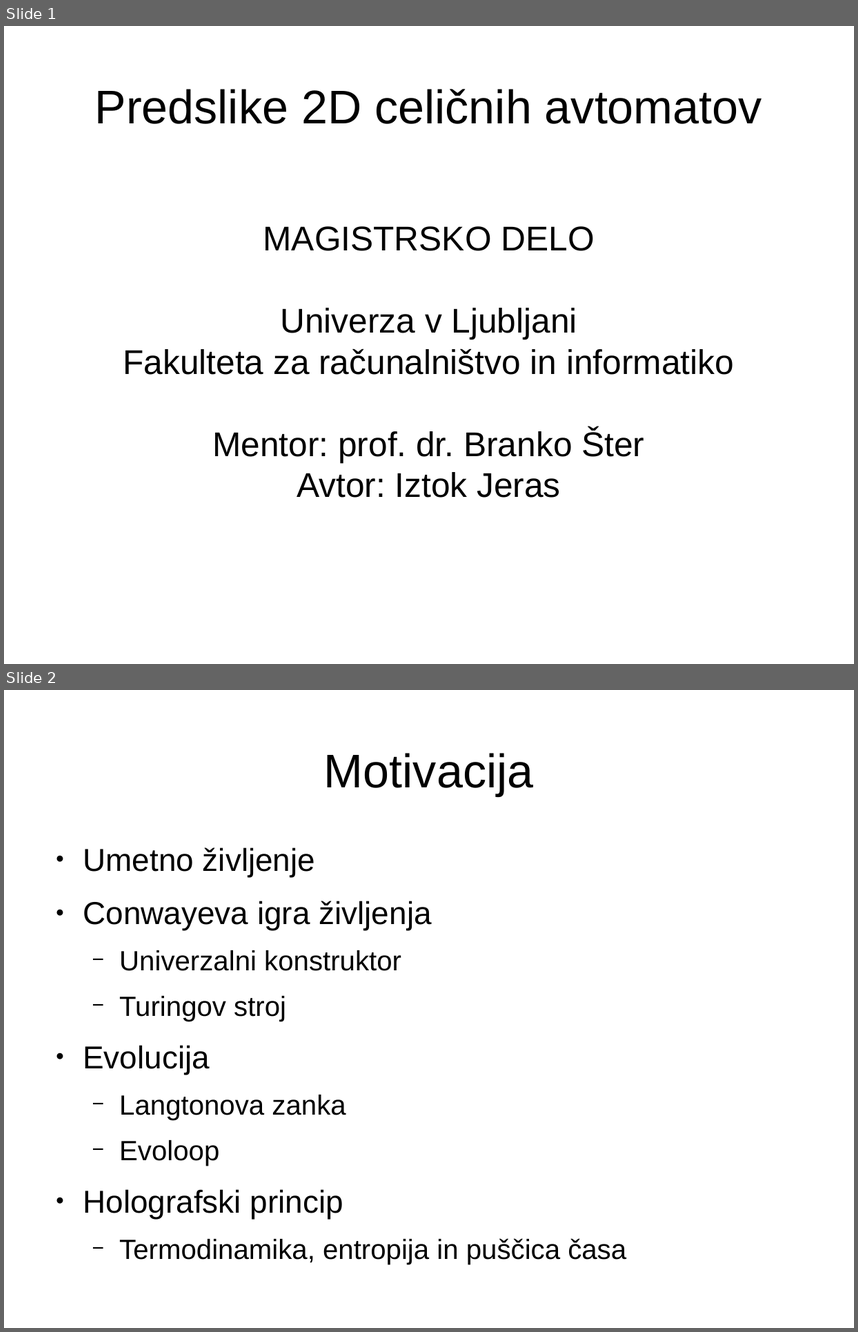
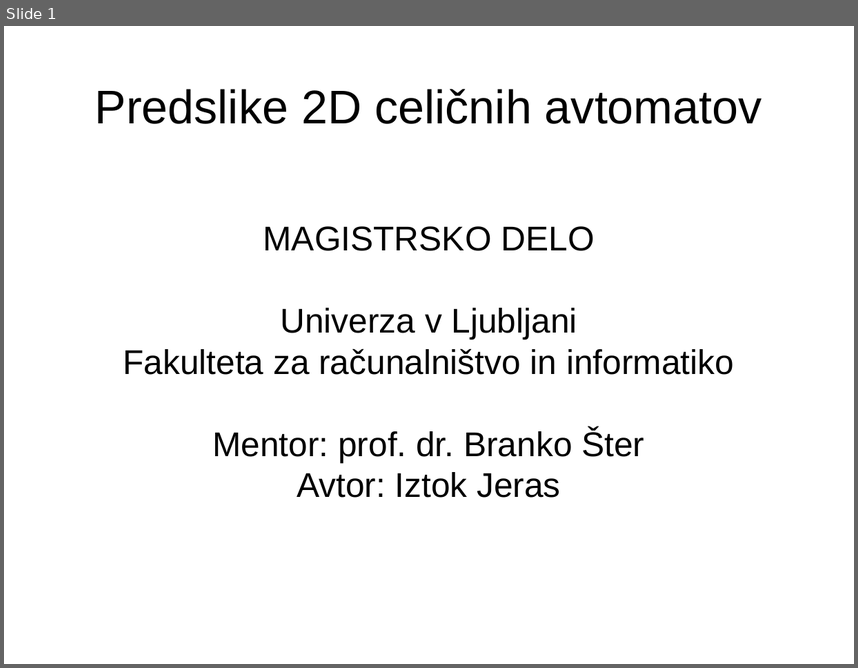
Before and after one commit to jeras/fri-latex-templates, a slide deck: predstavitev/predstavitev.odp. Shown one above the other, each under a label of ours: slides 1 and 2 before the commit, slide 1 after it. The pictures are 858x1332 and 858x668 pixels, drawn with LibreOffice and Linux fonts; fonts in the diff are those of the drawing. Boxes give left, top, right and bottom in pixels: in the first picture for what was removed or moved away, otherwise in the second. Text is boxed around its words. In the diff, an @@ line names an element or a change of style, - is before the commit and + after.

```diff
--- a/predstavitev/predstavitev.odp
+++ b/predstavitev/predstavitev.odp
@@ slide 2 removed at (4,690,854,1328), background #FFFFFF @@
@@ title removed at (324,753,533,796) @@
-Motivacija
@@ text removed at (83,847,626,1264) @@
-● Umetno življenje
-● Conwayeva igra življenja
-  − Univerzalni konstruktor
-  − Turingov stroj
-● Evolucija
-  − Langtonova zanka
-  − Evoloop
-● Holografski princip
-  − Termodinamika, entropija in puščica časa
```
Also in this commit, not shown: 2 slides added, 1 other slide removed, 2 other files.
